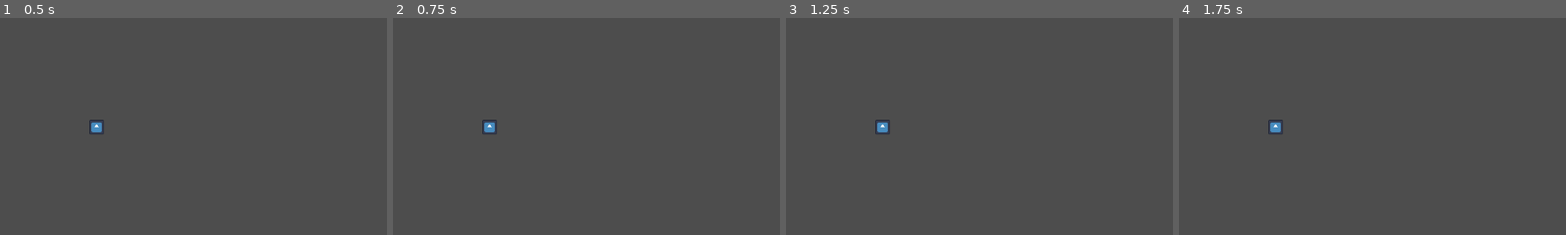
Above: before the commit, frames 1-4 (left to right).
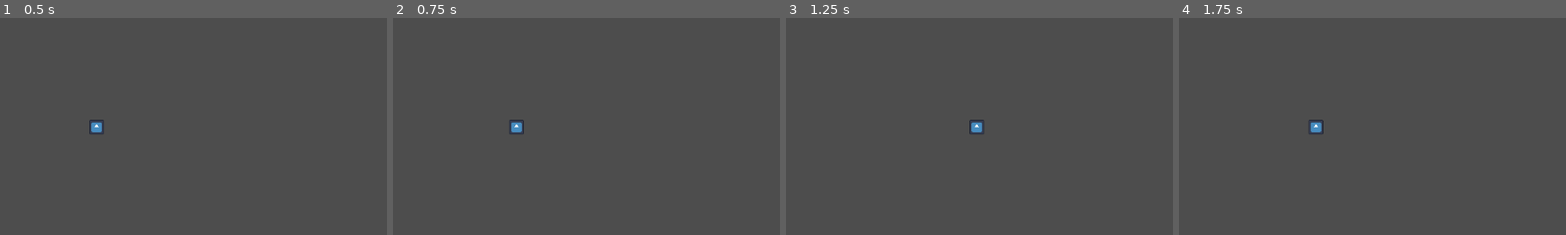
Above: after the commit, the same moments.

Repository: alifeee/space-pirates
Game: Godot game, scene res://NodeScenes/AstroidsTest.tscn
Same seed, same stepped clock (60 frames per second), same inputs: the game is played once before the commit and once after it. The engine's default icon, where the game draws it, is replaced by a stand-in: a white triangle on a blue panel in a dark square.
Inputs:
- Up to frame 1 (0.5 s): no input
- Up to frame 2 (0.75 s): tap Enter at 0.5 s; hold Right (ui_right) from 0.53 s (still down)
- Up to frame 3 (1.25 s): keep holding Right (ui_right)
- Up to frame 4 (1.75 s): release Right (ui_right) at 1.28 s; hold Left (ui_left) from 1.28 s (still down)
The pictures show only the part of the screen within x 35-85%, y 22-72%; the shares and areas given below are measured in that part.

Frame 1 is identical in both runs. In frame 2, 0.4% of the frame differs, in the area x 23-34%, y 46-54%; in frame 3, 0.4%; in frame 4, 0.4%, in the area x 23-38%, y 46-54%.

Commit message:
Commit test!!!

Diff:
--- a/NodeScenes/AstroidsTest.tscn
+++ b/NodeScenes/AstroidsTest.tscn
@@ -1,6 +1,7 @@
-[gd_scene load_steps=3 format=3 uid="uid://c8cyweua1jrrv"]
+[gd_scene load_steps=4 format=3 uid="uid://c8cyweua1jrrv"]
 
 [ext_resource type="Texture2D" uid="uid://l4x71iwuv6hv" path="res://icon.svg" id="1_chsn2"]
+[ext_resource type="Script" path="res://Scripts/ShipController.gd" id="1_jfeiv"]
 
 [sub_resource type="CapsuleShape2D" id="CapsuleShape2D_08qko"]
 
@@ -8,6 +9,7 @@
 
 [node name="CharacterBody2D" type="CharacterBody2D" parent="."]
 position = Vector2(543, 304)
+script = ExtResource("1_jfeiv")
 
 [node name="CollisionShape2D" type="CollisionShape2D" parent="CharacterBody2D"]
 shape = SubResource("CapsuleShape2D_08qko")
--- /dev/null
+++ b/Scripts/ShipController.gd
@@ -0,0 +1,17 @@
+extends CharacterBody2D
+
+
+const SPEED = 200.0
+
+
+func _physics_process(delta):
+
+	# Get the input direction and handle the movement/deceleration.
+	# As good practice, you should replace UI actions with custom gameplay actions.
+	var direction = Input.get_axis("ui_left", "ui_right")
+	if direction:
+		velocity.x = direction * SPEED
+	else:
+		velocity.x = move_toward(velocity.x, 0, SPEED)
+
+	move_and_slide()
